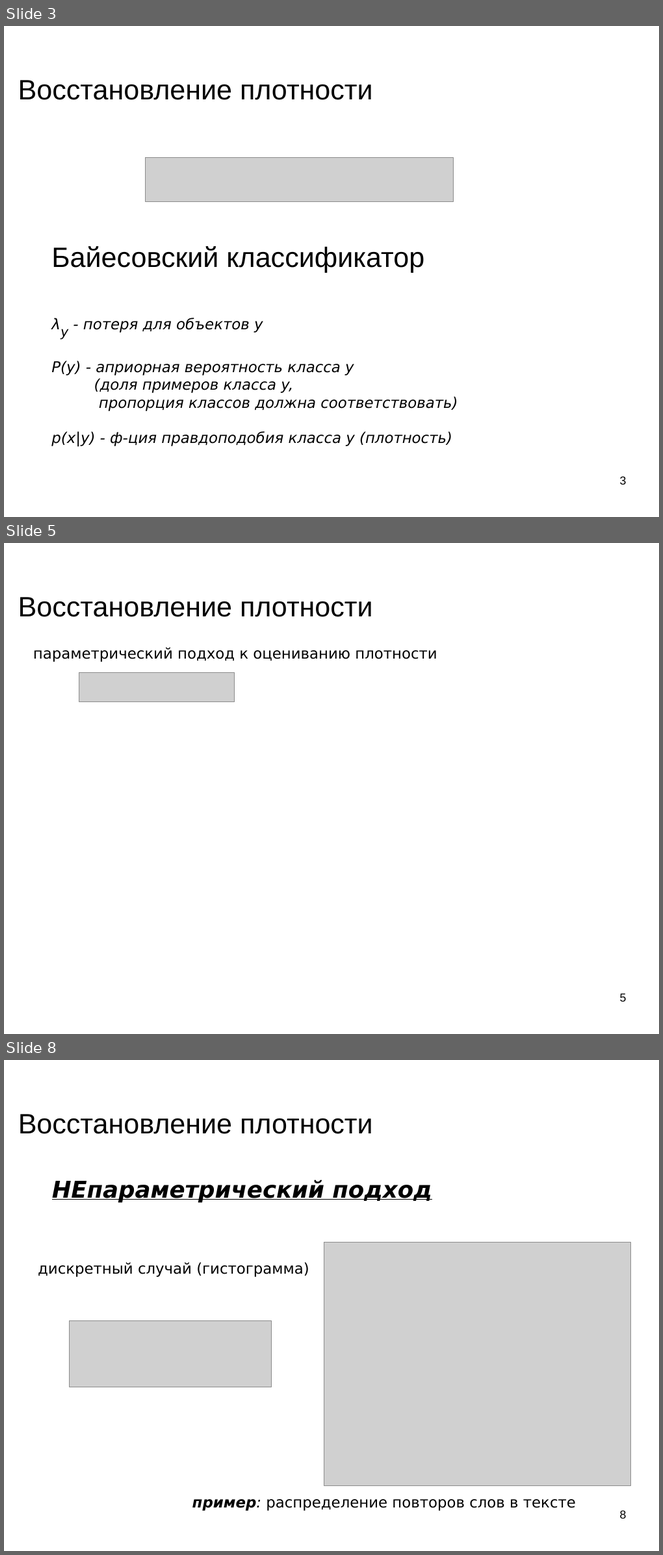
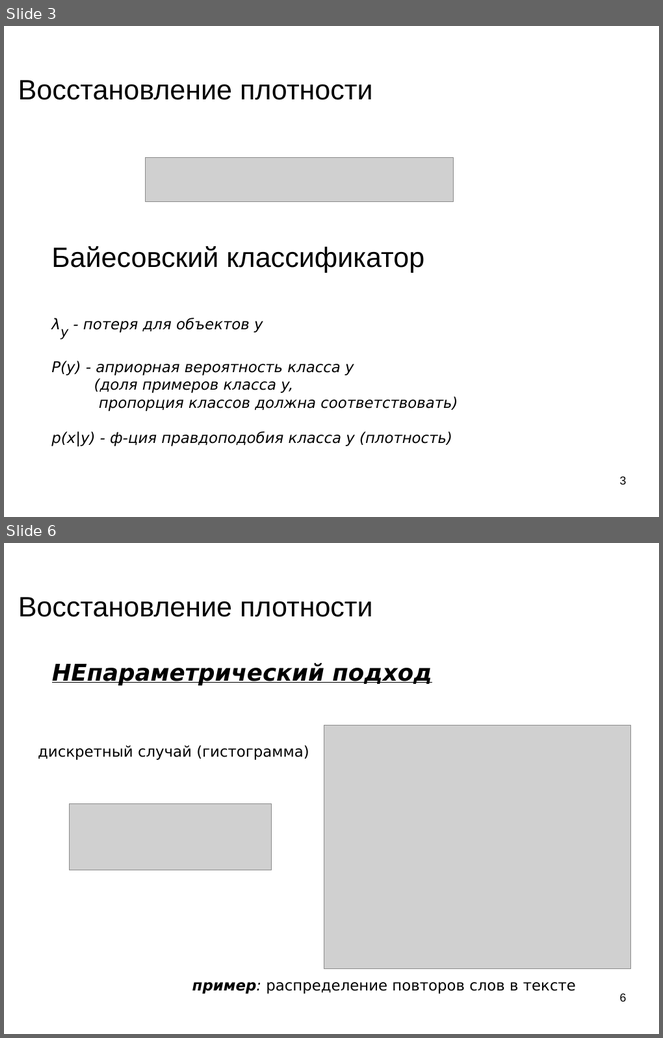
Before and after one commit to mechanoid5/ml_lectorium_legacy, a slide deck: 05-em.odp. Shown one above the other, each under a label of ours: slides 3, 5 and 8 before the commit, slides 3 and 6 after it; the slides between them are not shown. The pictures are 663x1555 and 663x1038 pixels, drawn with LibreOffice and Linux fonts; fonts in the diff are those of the drawing; grey boxes stand for pictures; background and template pictures are left out. Boxes give left, top, right and bottom in pixels: in the first picture for what was removed or moved away, otherwise in the second. Text is boxed around its words. In the diff, an @@ line names an element or a change of style, - is before the commit and + after.

```diff
--- a/05-em.odp
+++ b/05-em.odp
@@ slide 5 removed at bbox=[4, 543, 659, 1034], background picture (left out) @@
@@ title removed at bbox=[18, 597, 373, 617] @@
-Восстановление плотности
@@ text removed at bbox=[33, 647, 437, 662] @@
-параметрический подход к оцениванию плотности
@@ picture removed at bbox=[79, 672, 235, 702] @@
@@ page number removed at bbox=[620, 993, 627, 1002] @@
-5
@@ what was slide 8 is now slide 6 @@
@@ page number at bbox=[620, 993, 627, 1002]: text changed @@
-8
+6
```
Also in this commit, not shown: 6 slides changed, 5 slides added, 1 other slide removed, 3 other files.
